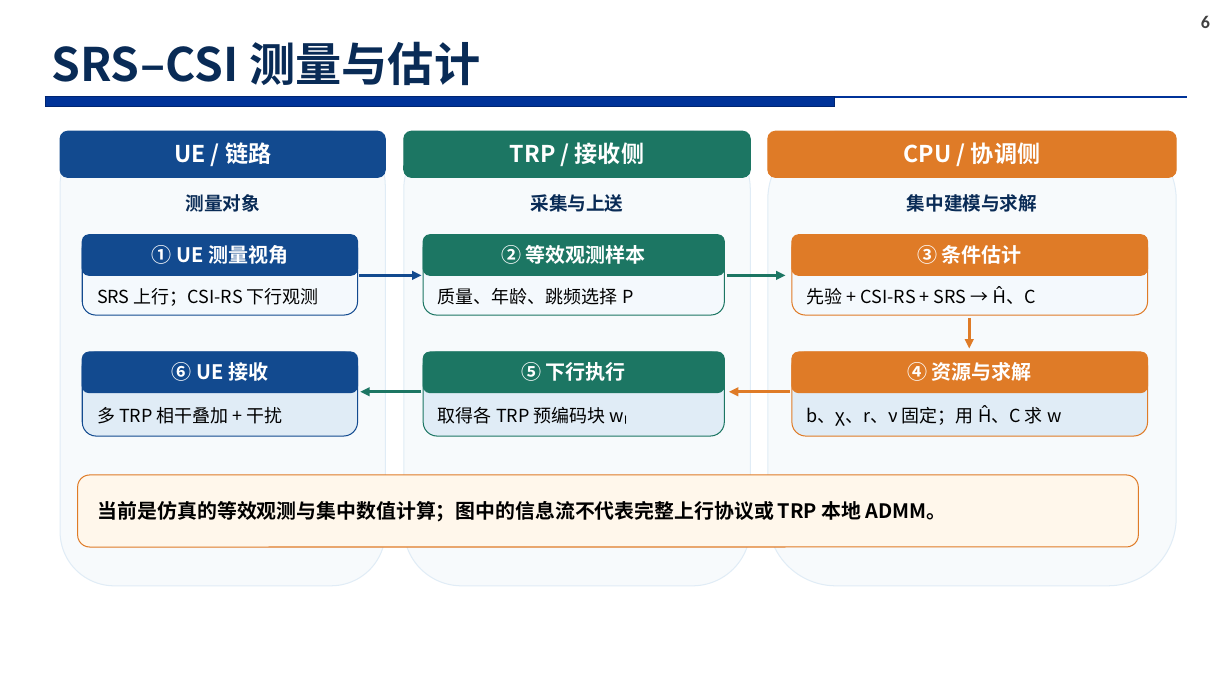
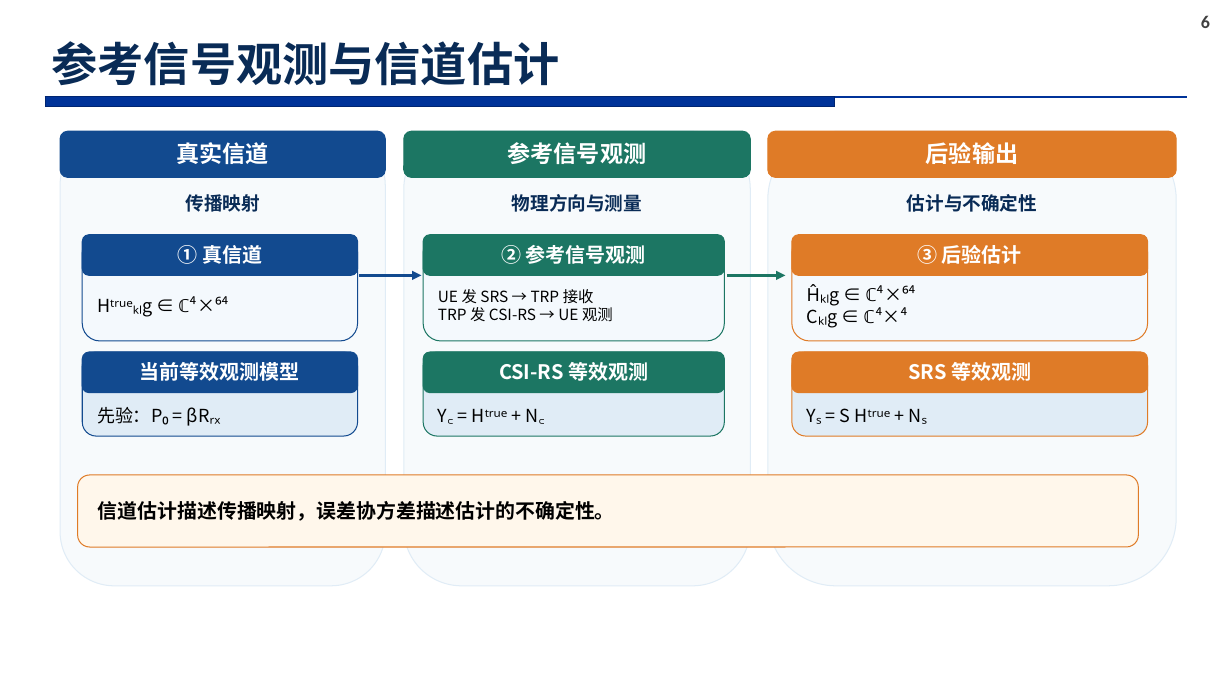
Before and after one commit to soysoybean0924-hash/CF-MultiTRP-Optimization, a slide deck: slide 6 of docs/research_ppt_20261020/CHASI_研究汇报_研究计划表达_20261020.pptx. Drawn at 1232x693 pixels with LibreOffice and Linux fonts; fonts in the diff are those of the drawing; background and template pictures are left out. Boxes give left, top, right and bottom in pixels: in the first picture for what was removed or moved away, otherwise in the second. Text is boxed around its words. In the diff, an @@ line names an element or a change of style, - is before the commit and + after.

```diff
--- a/docs/research_ppt_20261020/CHASI_研究汇报_研究计划表达_20261020.pptx
+++ b/docs/research_ppt_20261020/CHASI_研究汇报_研究计划表达_20261020.pptx
@@ title at [51, 41, 559, 86]: text changed @@
-SRS–CSI 测量与估计
+参考信号观测与信道估计
@@ text at [176, 142, 268, 164]: text changed @@
-UE / 链路
+真实信道
@@ text at [508, 142, 647, 164]: text changed @@
-TRP / 接收侧
+参考信号观测
@@ text at [926, 142, 1018, 164]: text changed @@
-CPU / 协调侧
+后验输出
@@ text at [185, 194, 259, 212]: text changed @@
-测量对象
+传播映射
@@ text at [512, 194, 642, 212]: text changed @@
-采集与上送
+物理方向与测量
@@ text at [907, 194, 1037, 212]: text changed @@
-集中建模与求解
+估计与不确定性
@@ rounded rectangle: place and size @@
-rounded rectangle at [82, 235, 358, 315]
+rounded rectangle at [82, 235, 358, 341]
@@ rounded rectangle: place and size @@
-rounded rectangle at [423, 235, 725, 315]
+rounded rectangle at [423, 235, 725, 341]
@@ rounded rectangle: place and size @@
-rounded rectangle at [792, 235, 1148, 315]
+rounded rectangle at [792, 235, 1148, 341]
@@ text at [178, 245, 262, 264]: text changed @@
-① UE 测量视角
+① 真信道
@@ text at [501, 245, 646, 264]: text changed @@
-② 等效观测样本
+② 参考信号观测
@@ text at [917, 245, 1022, 264]: text changed @@
-③ 条件估计
+③ 后验估计
@@ text at [97, 288, 319, 306]: text changed @@
-SRS 上行；CSI-RS 下行观测
+Hᵗʳᵘᵉₖₗg ∈ ℂ⁴×⁶⁴
@@ text at [438, 289, 613, 322]: text changed; size 14 to 12 pt @@
-质量、年龄、跳频选择 P
+UE 发 SRS → TRP 接收
+TRP 发 CSI-RS → UE 观测
@@ text at [877, 285, 902, 300]: text changed @@
-先验 + CSI-RS + SRS → Ĥ、C
+Ĥₖₗg ∈ ℂ⁴×⁶⁴
+Cₖₗg ∈ ℂ⁴×⁴
@@ arrow removed from (970, 318) to (970, 348) @@
@@ text at [140, 362, 300, 381]: text changed @@
-⑥ UE 接收
+当前等效观测模型
@@ text at [499, 362, 648, 381]: text changed @@
-⑤ 下行执行
+CSI-RS 等效观测
@@ text at [908, 362, 1031, 381]: text changed @@
-④ 资源与求解
+SRS 等效观测
@@ text at [97, 407, 162, 424]: text changed @@
-多 TRP 相干叠加 + 干扰
+先验：P₀ = βRᵣₓ
@@ arrow removed from (421, 392) to (360, 392) @@
@@ text at [438, 408, 539, 422]: text changed @@
-取得各 TRP 预编码块 wₗ
+Y꜀ = Hᵗʳᵘᵉ + N꜀
@@ arrow removed from (790, 392) to (729, 392) @@
@@ text at [816, 418, 822, 424]: text changed @@
-b、χ、r、ν 固定；用 Ĥ、C 求 w
+Yₛ = S Hᵗʳᵘᵉ + Nₛ
@@ text at [98, 501, 615, 521]: text changed @@
-当前是仿真的等效观测与集中数值计算；图中的信息流不代表完整上行协议或 TRP 本地 ADMM。
+信道估计描述传播映射，误差协方差描述估计的不确定性。
```
Also in this commit, not shown: 7 other slides changed.
